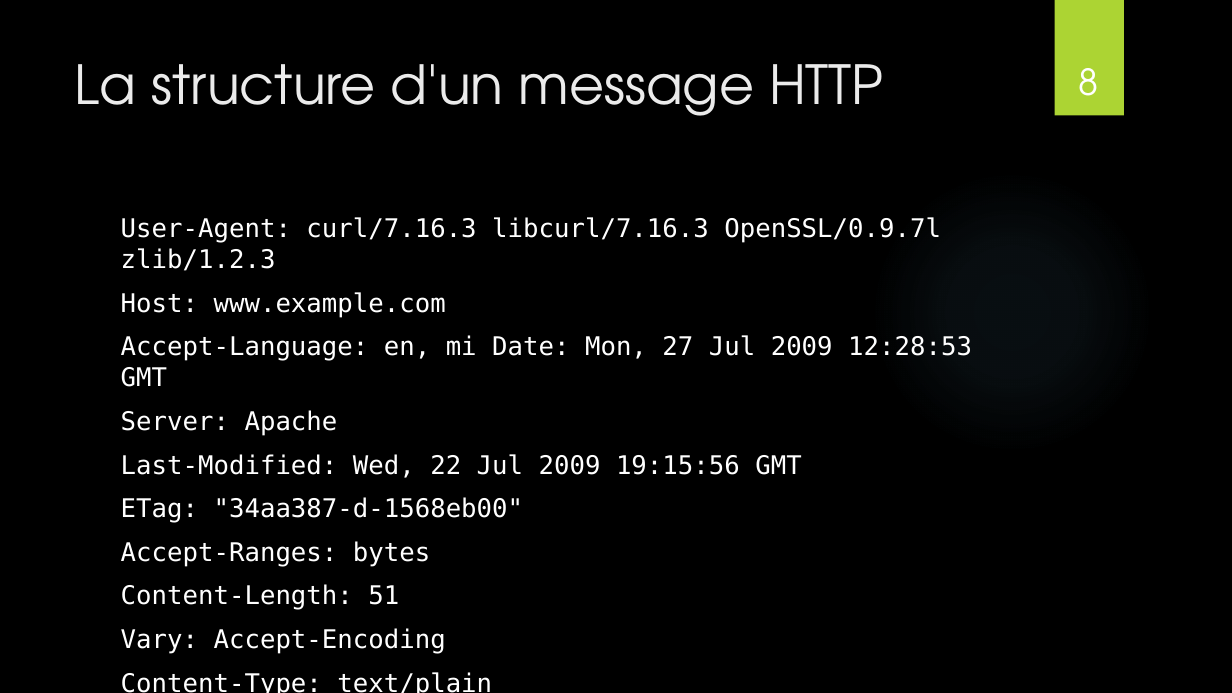
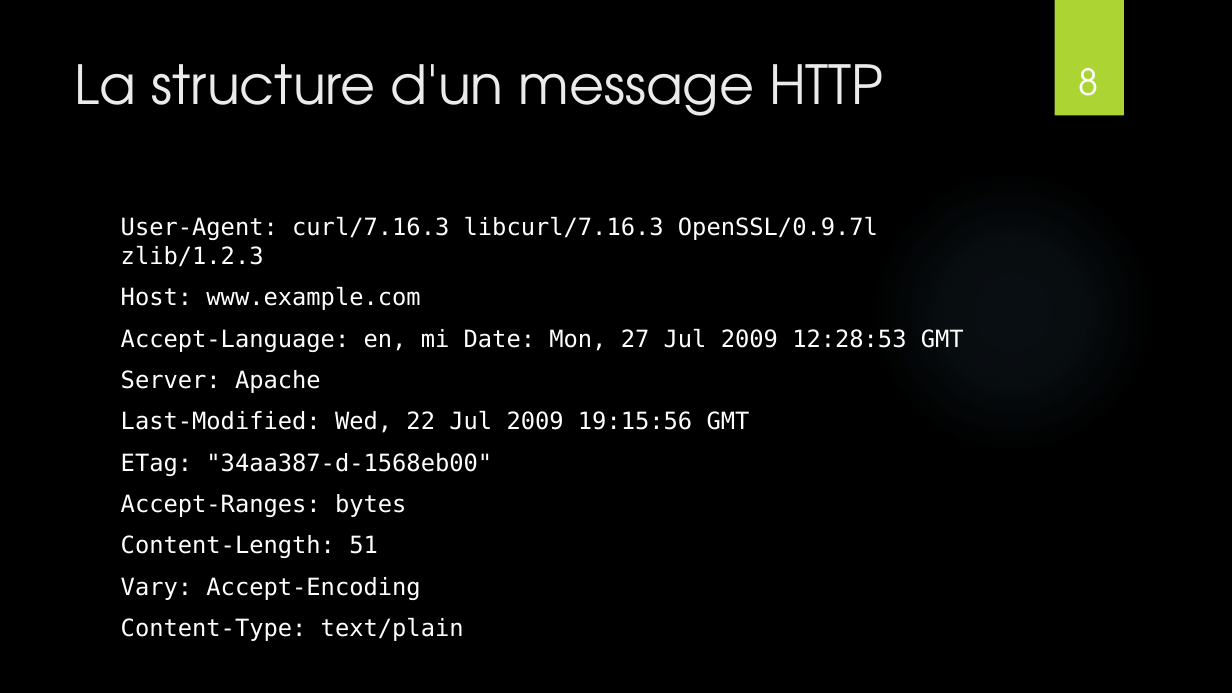
Before and after one commit to NideXTC/formations, a slide deck: slide 8 of HTML_CSS_CMS/HTML_CSS.pptx. Drawn at 1232x693 pixels with LibreOffice and Linux fonts; fonts in the diff are those of the drawing; background and template pictures are left out. Boxes give left, top, right and bottom in pixels: in the first picture for what was removed or moved away, otherwise in the second. Text is boxed around its words. In the diff, an @@ line names an element or a change of style, - is before the commit and + after.

```diff
--- a/HTML_CSS_CMS/HTML_CSS.pptx
+++ b/HTML_CSS_CMS/HTML_CSS.pptx
@@ text "User-Agent: curl/7.16.3 libcurl/7.16.3 OpenSSL/0.9.7l zlib/1 ..." at <box>121,216,964,641</box>: size 20 to 18.5 pt @@
```
Also in this commit, not shown: 1 other slide changed, 2 other files.
